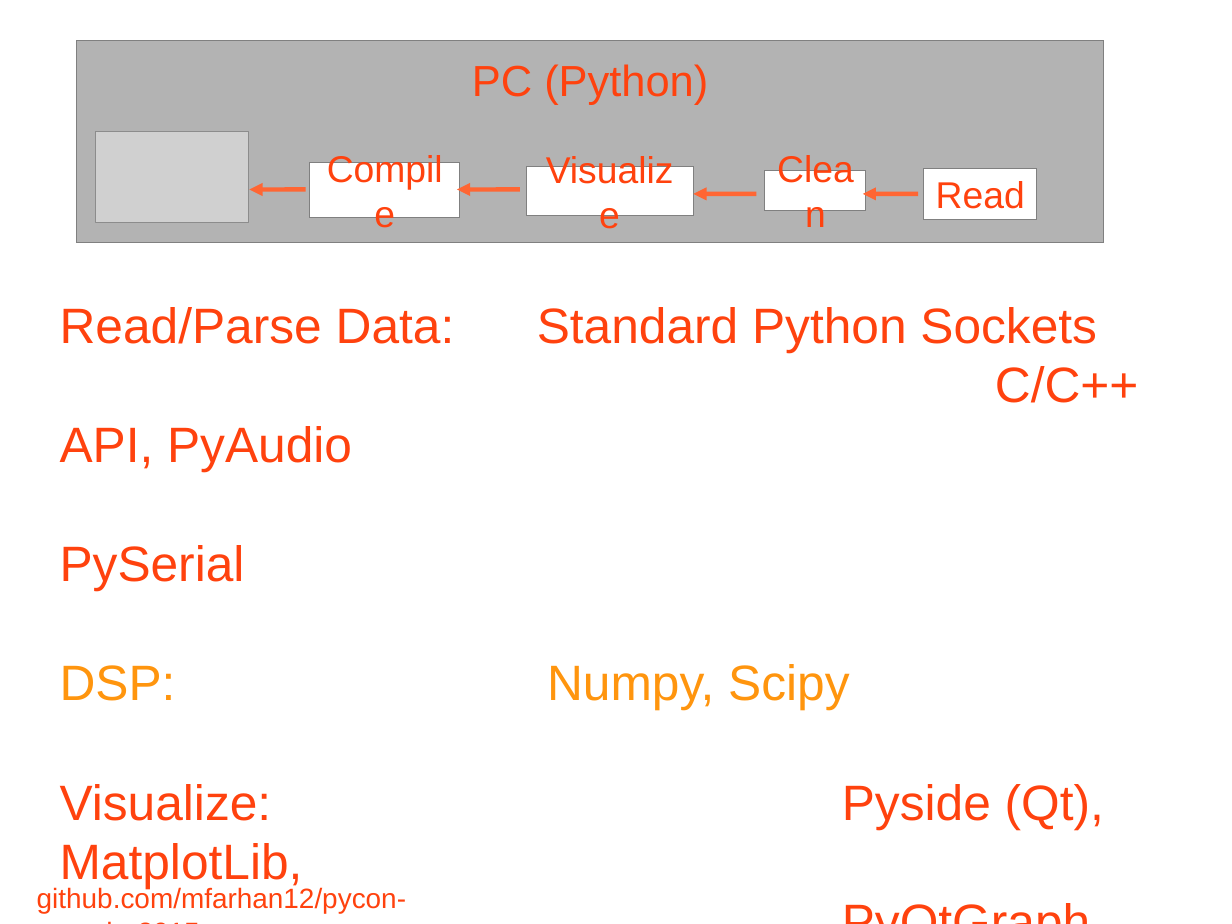
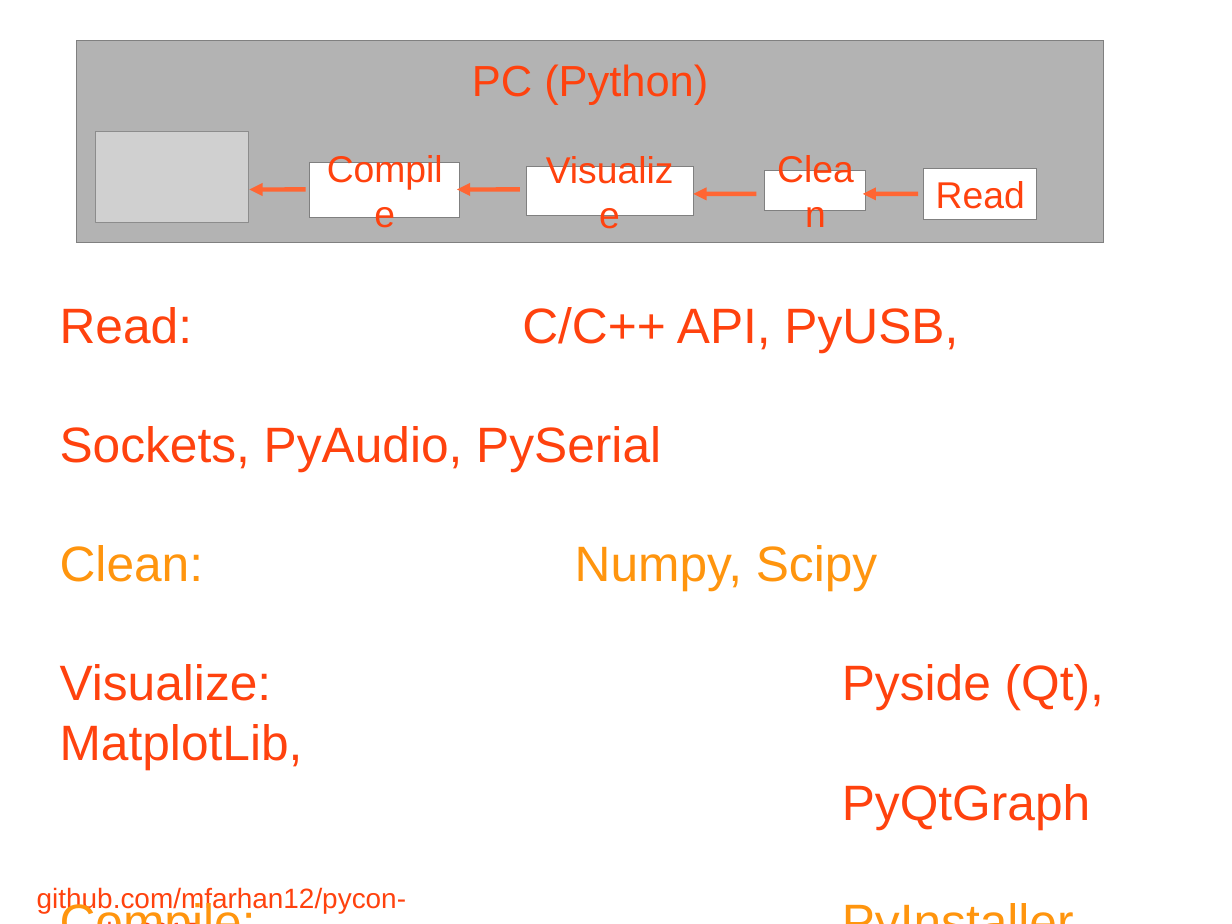
Before and after one commit to mfarhan12/pycon-canada-2015, a slide deck: slide 8 of Pycon2105.odp. Drawn at 1232x924 pixels with LibreOffice and Linux fonts; fonts in the diff are those of the drawing; grey boxes stand for pictures; background and template pictures are left out. Boxes give left, top, right and bottom in pixels: in the first picture for what was removed or moved away, otherwise in the second. Text is boxed around its words. In the diff, an @@ line names an element or a change of style, - is before the commit and + after.

```diff
--- a/Pycon2105.odp
+++ b/Pycon2105.odp
@@ text at (60,307,958,591): text changed @@
-Read/Parse Data: Standard Python Sockets
-C/C++ API, PyAudio
-PySerial
-DSP: Numpy, Scipy
+Read: C/C++ API, PyUSB, Sockets, PyAudio, PySerial
+Clean: Numpy, Scipy
```
Also in this commit, not shown: 3 other slides changed, 1 other file.
